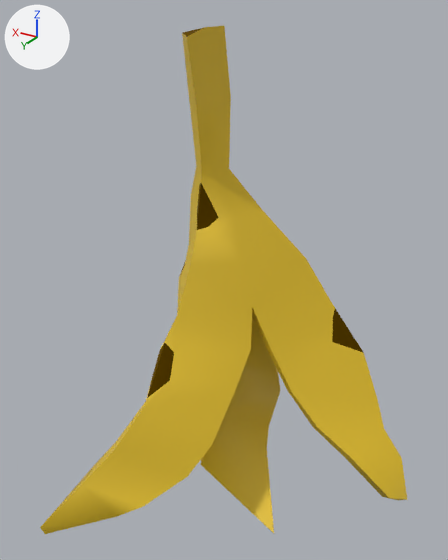
Renders of the FBX model Trashfish/Assets/Torben Art/Models/Banana.fbx from each side of a commit.
One viewpoint serves both versions: a 50 mm camera at (-0.1473, 0.2142, 0.0875) aimed at (-0.0288, 0.0168, -0.0112). Arrows for +X, +Y and +Z are at upper left; the lights stay in place. Where no turn or scale is listed for an object, it has been applied to the vertices.

Script lines for the objects in view, before the commit:
```python
me_cylinder_008 = bpy.data.meshes.new('Cylinder.008')
me_cylinder_008.from_pydata(...)  # 242 vertices, 480 faces; spans x -0.102..0.018, y -0.063..0.096, z -0.138..0.083
# faces by material slot: [400, 80]
me_cylinder_008.materials.append(mat_banana)  # yellow #e7c227
me_cylinder_008.materials.append(mat_bananablack)  # yellow #7d5e00
ob_cylinder_003 = bpy.data.objects.new('Cylinder.003', me_cylinder_008)
ob_cylinder_003.location = (0.0, 0.0, 0.0)
```
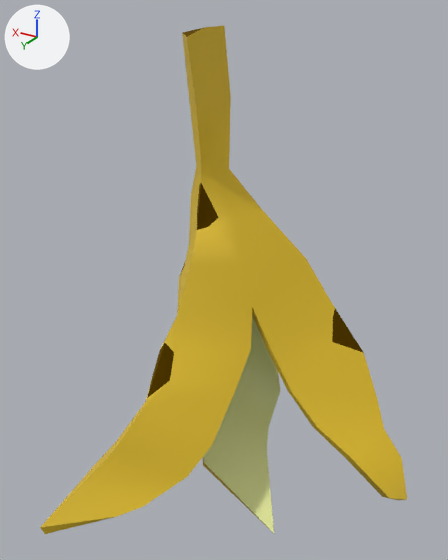
The newer file is also turned or shifted as a whole; pictures and numbers use the older file's frame.

Where the change shows, as pixel boxes [x1, y1, x2, y2] in the pictures (448 x 560 px; the box of a moved part takes in the faces that stretch with it):
'Cylinder.003', reshaped, shading changed, recoloured
    both: [40, 26, 407, 534]
part 1 of me_cylinder_008, moved or reshaped
    before: [201, 361, 280, 533]
    after: [203, 361, 280, 533]
part 2 of me_cylinder_008, shading changed
    both: [40, 26, 407, 534]
part 3 of me_cylinder_008, recoloured
    both: [247, 316, 277, 371]

The change, as a diff of the scene's bpy script:
```diff
--- a/Trashfish/Assets/Torben Art/Models/Banana.fbx.py
+++ b/Trashfish/Assets/Torben Art/Models/Banana.fbx.py
@@ mat_apple @@
+mat_apple = principled_material('Apple')
+mat_apple.base_color = (0.76, 0.8, 0.312)  # beige #e2e798
@@ me_cylinder_008 @@
 me_cylinder_008.from_pydata(...)  # 242 vertices, 480 faces; spans x -0.102..0.018, y -0.063..0.096, z -0.138..0.083
 # used by ob_cylinder_003; location = (0.0, 0.0, 0.0)
-me_cylinder_008.vertices[131].co = (-0.009, 0.007, -0.119)  # pixel (200, 464)
-me_cylinder_008.vertices[162].co = (-0.003, -0.022, -0.087)
-me_cylinder_008.vertices[163].co = (-0.01, -0.015, -0.098)
+# me_cylinder_008 part 1
+me_cylinder_008.vertices[131].co = (-0.012, 0.007, -0.117)  # pixel (204, 462)
+me_cylinder_008.vertices[162].co = (-0.005, -0.024, -0.085)
+me_cylinder_008.vertices[163].co = (-0.014, -0.017, -0.099)  # pixel (232, 409)
+# me_cylinder_008 part 2: edges marked sharp go from 166 to 187
+# me_cylinder_008 part 3: 99 of the faces centred in x -0.094..0.011, y -0.052..0.081, z -0.124..-0.011 switch from mat_banana (yellow #e7c227) to mat_apple (beige #e2e798)
 me_cylinder_008.materials.append(mat_bananablack)
```
